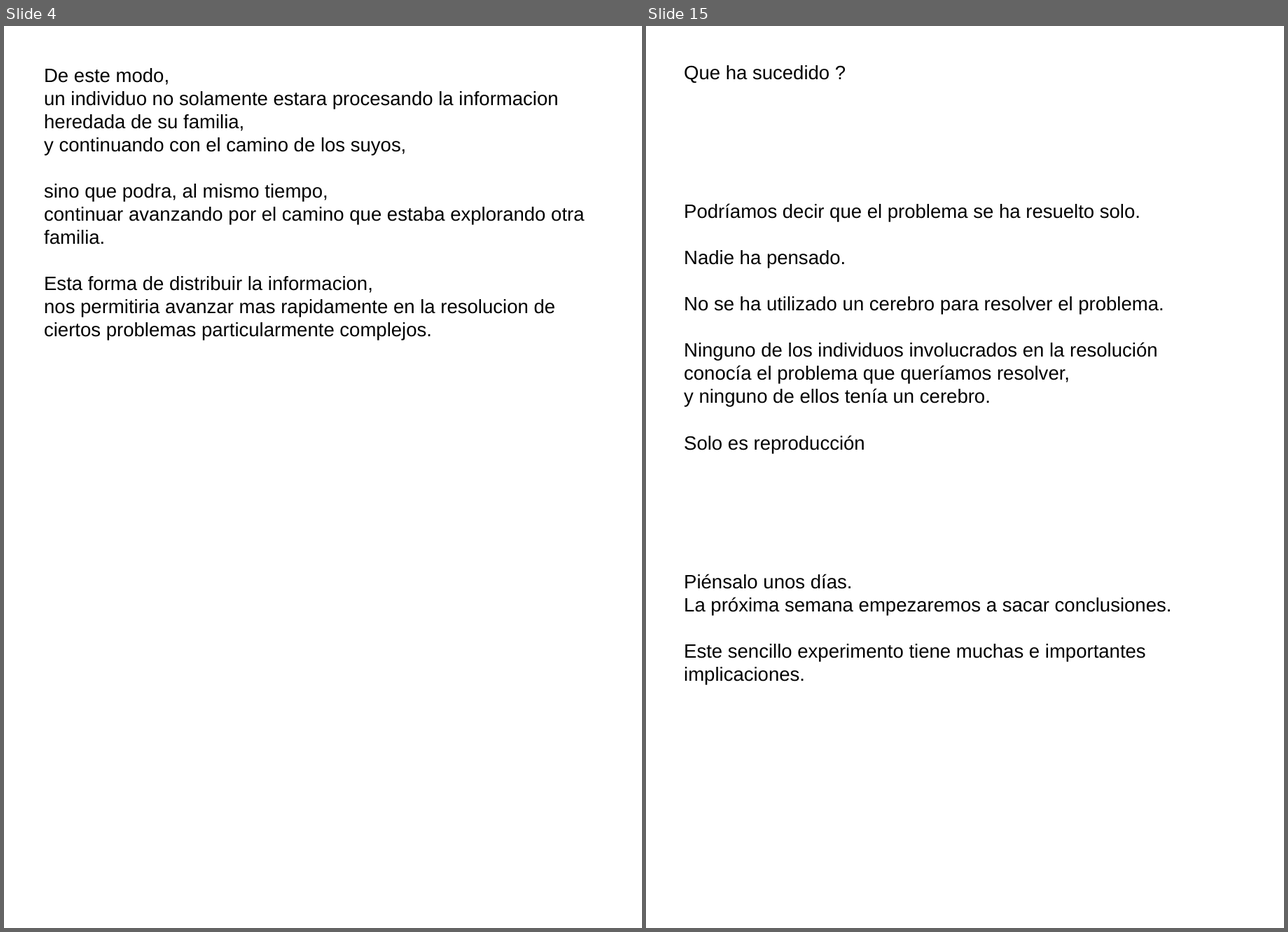
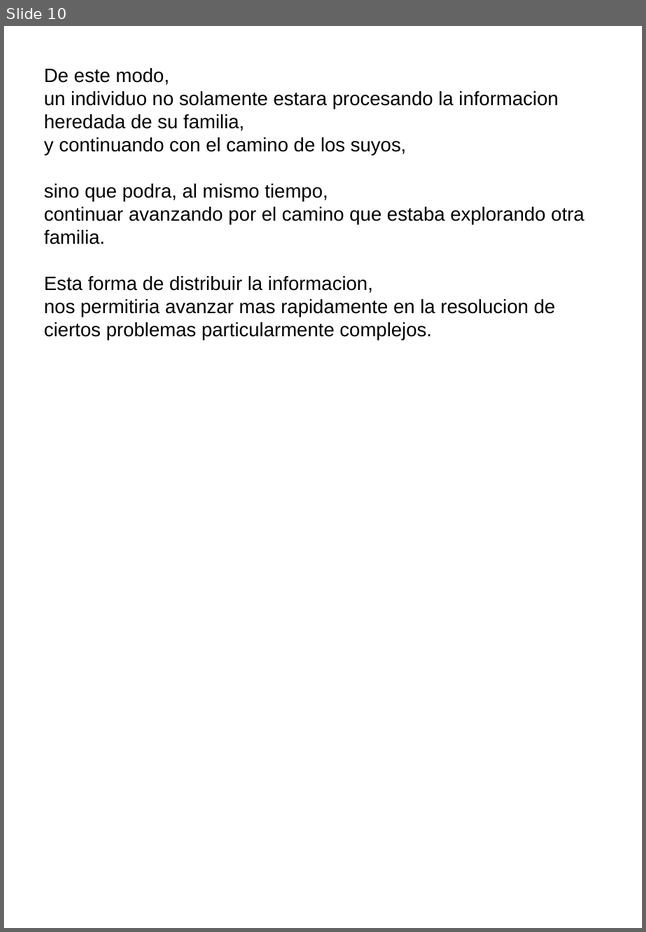
Before and after one commit to fabhrius/La-Cosa, a slide deck: capitulos/Poda/La Poda.odp. Shown side by side, each under a label of ours: slides 4 and 15 before the commit, slide 10 after it; the slides between them are not shown. The pictures are 1288x932 and 646x932 pixels, drawn with LibreOffice and Linux fonts; fonts in the diff are those of the drawing. Boxes give left, top, right and bottom in pixels: in the first picture for what was removed or moved away, otherwise in the second. Text is boxed around its words. In the diff, an @@ line names an element or a change of style, - is before the commit and + after.

```diff
--- a/capitulos/Poda/La Poda.odp
+++ b/capitulos/Poda/La Poda.odp
@@ slide 15 removed at (646, 26, 1284, 928), background #FFFFFF @@
@@ text removed at (684, 65, 1172, 685) @@
-Que ha sucedido ?
-Podríamos decir que el problema se ha resuelto solo.
-Nadie ha pensado.
-No se ha utilizado un cerebro para resolver el problema.
-Ninguno de los individuos involucrados en la resolución
-conocía el problema que queríamos resolver,
-y ninguno de ellos tenía un cerebro.
-Solo es reproducción
-Piénsalo unos días.
-La próxima semana empezaremos a sacar conclusiones.
-Este sencillo experimento tiene muchas e importantes implicaciones.
@@ what was slide 4 is now slide 10 @@
```
Also in this commit, not shown: 1 slide changed, 8 slides added, 8 other slides removed, 1 other file.
